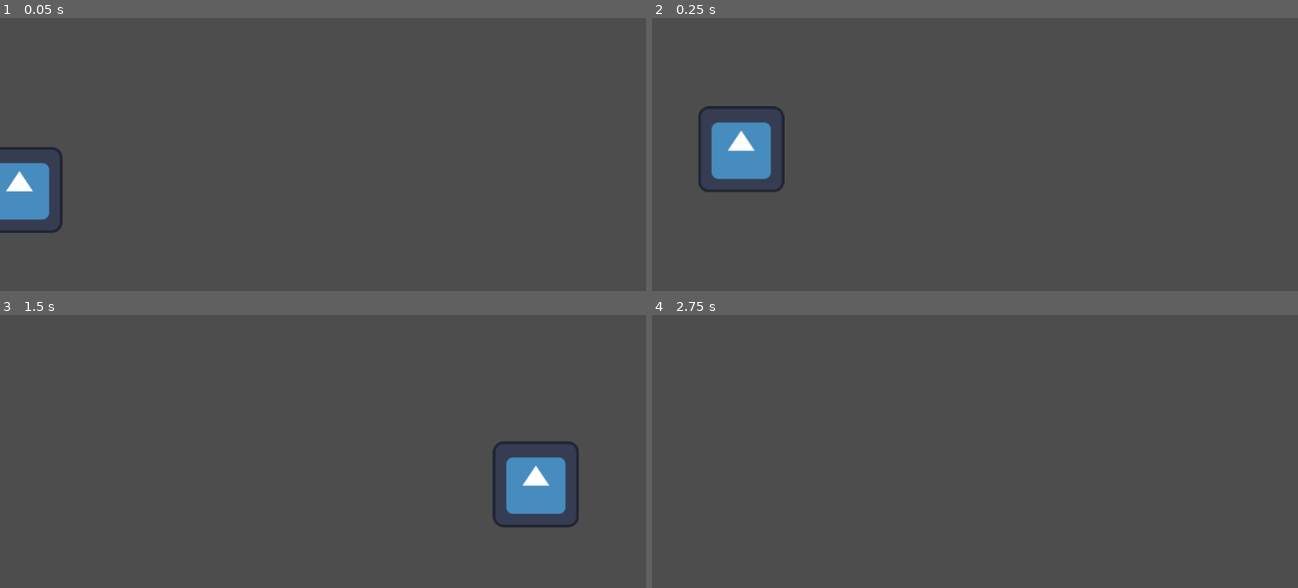
Above: before the commit, frames 1-4 (two rows, left to right).
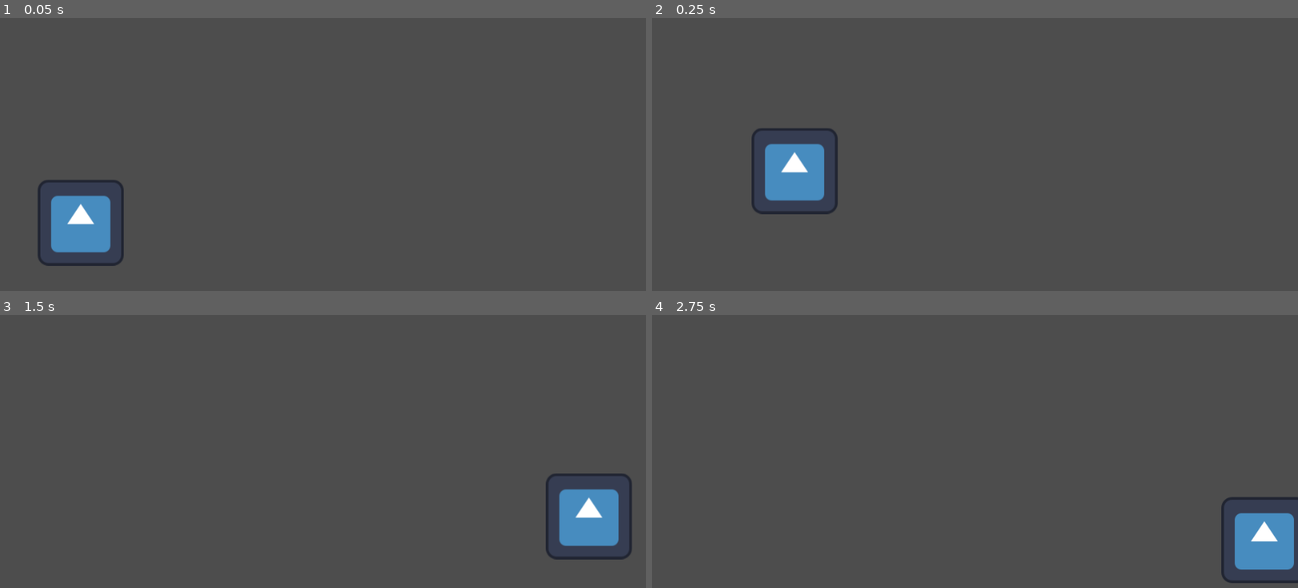
Above: after the commit, the same moments.

Repository: sjerpsthomas/lewe-game-jam
Game: Godot game, scene res://enemy/dummy/dummy.tscn
Same seed, same stepped clock (60 frames per second), same inputs: the game is played once before the commit and once after it. This scene is started directly instead of the project's main scene. The engine's default icon, where the game draws it, is replaced by a stand-in: a white triangle on a blue panel in a dark square.
Inputs:
- Up to frame 1 (0.05 s): no input
- Up to frame 2 (0.25 s): no input
- Up to frame 3 (1.5 s): no input
- Up to frame 4 (2.75 s): no input

The runs differ from the first frame. In frame 1, 4.2% of the frame differs, in the area x 0-20%, y 47-91%; in frame 2, 4.5%; in frame 3, 4.6%, in the area x 76-98%, y 46-90%; in frame 4, 2.3%.

Commit message:
Enemy now attacks

Diff:
--- a/enemy/dummy/dummy.tscn
+++ b/enemy/dummy/dummy.tscn
@@ -3,21 +3,25 @@
 [ext_resource type="PackedScene" uid="uid://dsdwwcpt4616e" path="res://enemy/enemy.tscn" id="1_cyf4c"]
 [ext_resource type="Texture2D" uid="uid://bwthc5lxhqhjm" path="res://icon.svg" id="2_tt4bo"]
 
-[sub_resource type="Curve2D" id="Curve2D_e0tmw"]
-bake_interval = 1.0
+[sub_resource type="Curve2D" id="Curve2D_3l5i7"]
 _data = {
-"points": PackedVector2Array(0, 0, 0, 0, 3, 294, 0, 0, 0, 0, 353, 90, 0, 0, 0, 0, 563, 114, 0, 0, 0, 0, 821, 292, 0, 0, 0, 0, 1001, 132, 0, 0, 0, 0, 1055, 352)
+"points": PackedVector2Array(0, 0, 0, 0, 97, 347, 0, 0, 0, 0, 296, 180, 0, 0, 0, 0, 732, 177, 0, 0, 0, 0, 910, 358)
 }
-point_count = 6
+point_count = 4
 
-[node name="Enemy" node_paths=PackedStringArray("patrol_path") instance=ExtResource("1_cyf4c")]
+[node name="Enemy" node_paths=PackedStringArray("patrol_path", "attack_timer") instance=ExtResource("1_cyf4c")]
 patrol_path = NodePath("Path2D")
+attack_timer = NodePath("Attack Timer")
 
 [node name="CollisionShape2D" parent="Area2D" index="0"]
 position = Vector2(0.5, -0.5)
 
-[node name="Path2D" type="Path2D" parent="." index="1"]
-curve = SubResource("Curve2D_e0tmw")
+[node name="Sprite2D" parent="." index="1"]
+texture = ExtResource("2_tt4bo")
 
-[node name="Sprite2D" parent="." index="2"]
-texture = ExtResource("2_tt4bo")
+[node name="Attack Timer" type="Timer" parent="." index="2"]
+
+[node name="Path2D" type="Path2D" parent="." index="3"]
+curve = SubResource("Curve2D_3l5i7")
+
+[connection signal="timeout" from="Attack Timer" to="." method="attack_timer_out"]
--- a/enemy/enemy.gd
+++ b/enemy/enemy.gd
@@ -2,13 +2,16 @@
 
 @export var patrol_path: Path2D
 @export var move_speed = 100
+@export var attack_damage = 5
+@export var attack_timer: Timer
 var patrol_offset = 0
 var patrol_length = 0
 var is_done_moving = false
+signal attack_signal
 
 # Called when the node enters the scene tree for the first time.
 func _ready():
-	if !patrol_path:
+	if !patrol_path || !attack_timer:
 		queue_free()
 	patrol_length = patrol_path.curve.get_baked_length()
 	move_speed /= 10
@@ -22,4 +25,13 @@
 	patrol_offset += move_speed
 	position = patrol_path.curve.sample_baked(patrol_offset)
 	if patrol_offset >= patrol_length:
+		attack_timer.start()
 		is_done_moving = true
+
+
+func attack():
+	print("AAAAAAAAAAAAAAAAA")
+	attack_signal.emit()
+
+func attack_timer_out() -> void:
+	attack()
